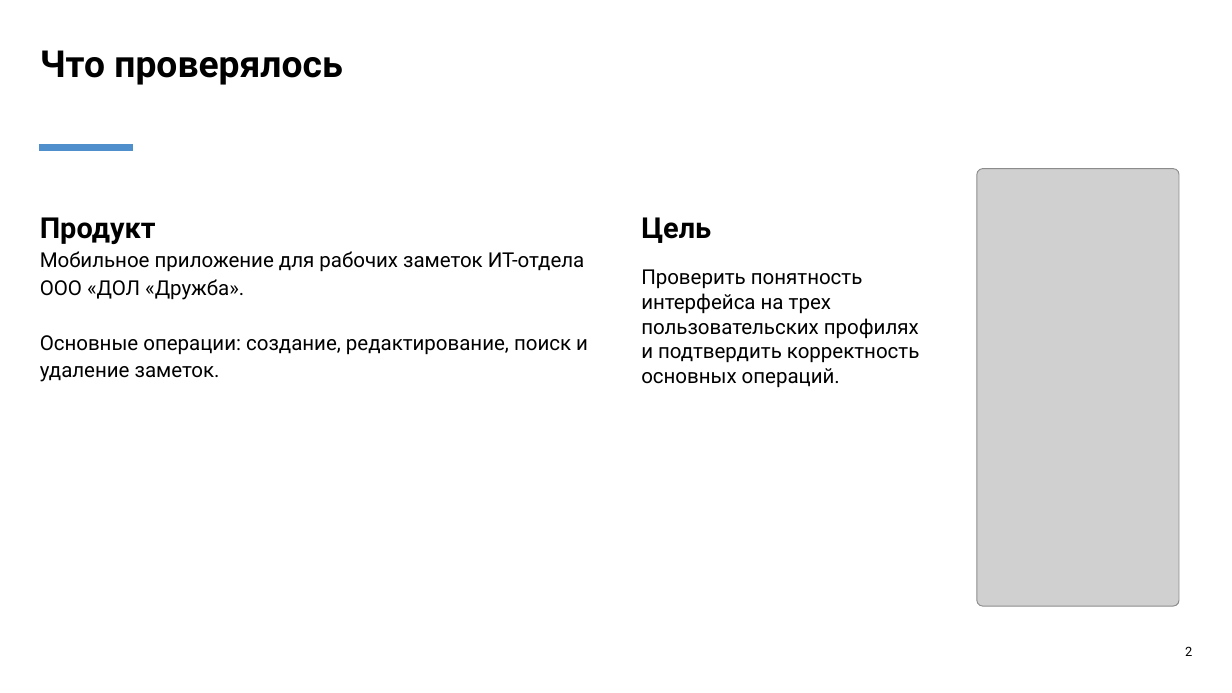
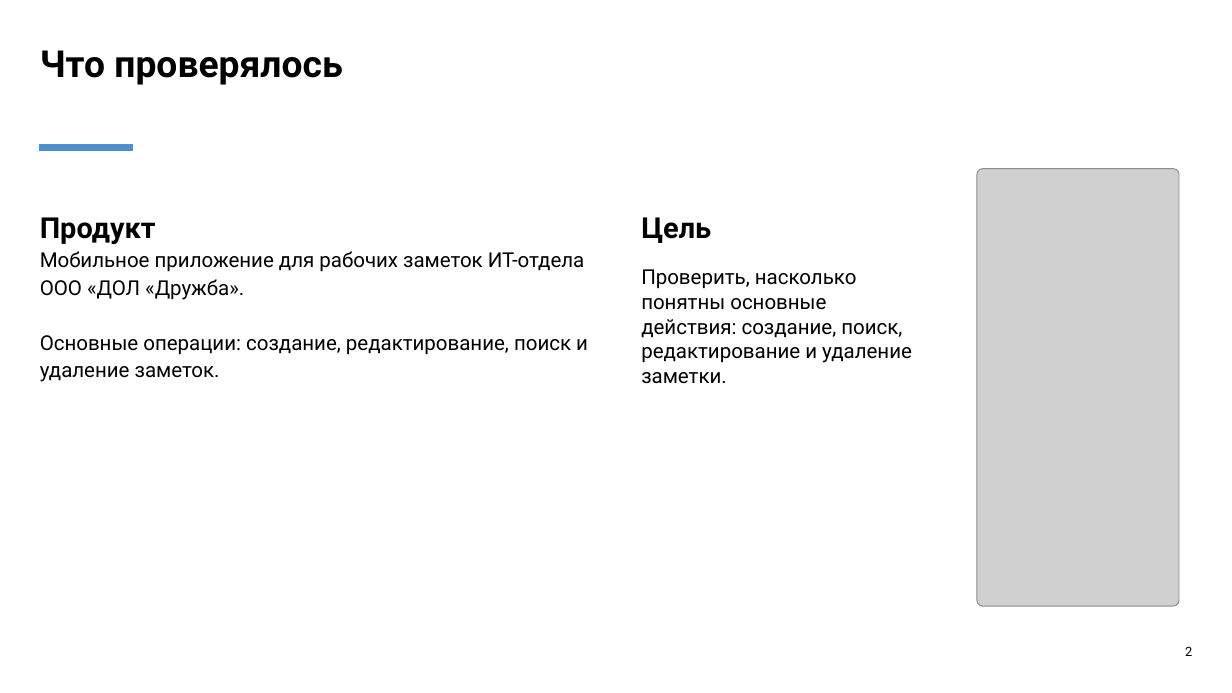
Before and after one commit to lattelix/druzhba-notes-practice, a slide deck: slide 2 of materials/ПП1_Презентация_кейс_5_Дружба_Notes.pptx. Drawn at 1232x693 pixels with LibreOffice and Linux fonts; fonts in the diff are those of the drawing; grey boxes stand for pictures. Boxes give left, top, right and bottom in pixels: in the first picture for what was removed or moved away, otherwise in the second. Text is boxed around its words. In the diff, an @@ line names an element or a change of style, - is before the commit and + after.

```diff
--- a/materials/ПП1_Презентация_кейс_5_Дружба_Notes.pptx
+++ b/materials/ПП1_Презентация_кейс_5_Дружба_Notes.pptx
@@ text at bbox=[641, 269, 912, 384]: text changed @@
-Проверить понятность интерфейса на трех пользовательских профилях и подтвердить корректность основных операций.
+Проверить, насколько понятны основные действия: создание, поиск, редактирование и удаление заметки.
```
Also in this commit, not shown: 4 other slides changed, 2 other files.
